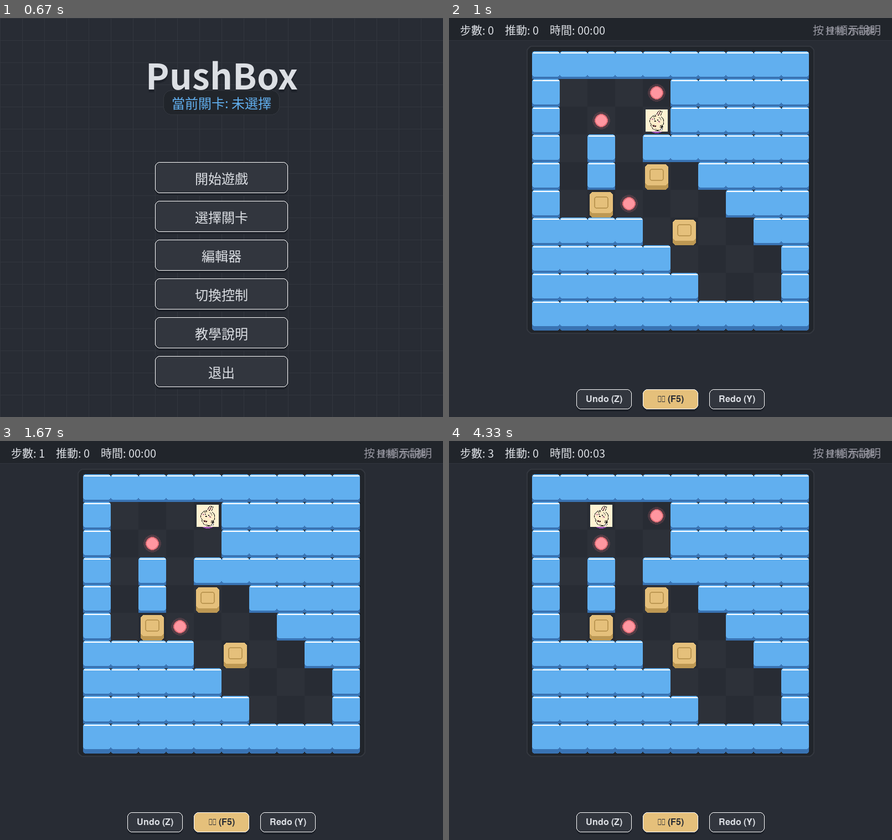
Above: before the commit, frames 1-4 (two rows, left to right).
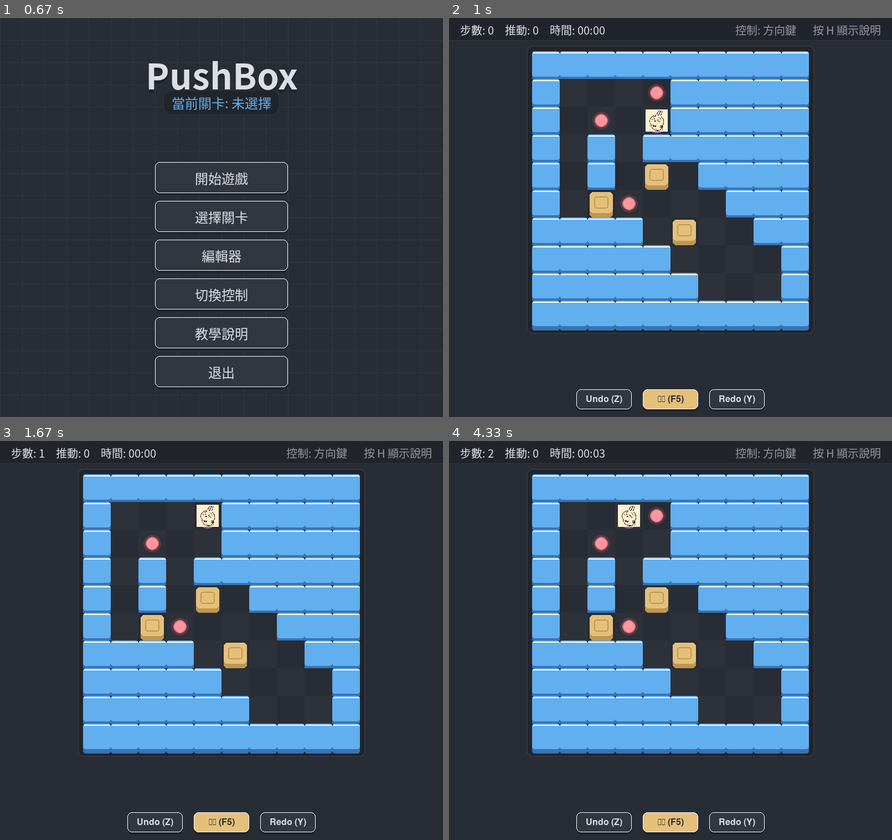
Above: after the commit, the same moments.

Repository: YI-TING-EE13/Pushbox-Pygame
Game: pygame game, started from main.py
The game is run twice, just before and just after one commit, with the same random seed, the same clock (stepped at 60 frames per second) and the same inputs.
Inputs (mouse positions are in pixels of both pictures, inside the frame that each line leads up to):
- Up to frame 1 (0.67 s): hold Right from 0.33 s (still down); move the mouse to (203, 233) at 0.37 s
- Up to frame 2 (1 s): release Right at 0.8 s; click "開始遊戲" at 0.88 s
- Up to frame 3 (1.67 s): tap Z at 1.17 s; hold Up from 1.5 s (still down)
- Up to frame 4 (4.33 s): release Up at 1.8 s; click (533, 732) at 1.88 s; hold Left 2.67-3.2 s; hold Down 3.23-3.53 s; tap Z at 3.3, 3.63, 3.93, 4.07 s; hold Left 3.57-3.97 s; hold Up from 4 s (still down)

Frame 1 is identical in both runs. In frame 2, 0.2% of the frame differs, in the area x 64-96%, y 1-5%; in frame 3, 0.2%; in frame 4, 0.8%, in the area x 8-96%, y 1-22%.

Commit message:
fix: restore arrow-key movement and adjust help hint layout

Diff:
--- a/main.py
+++ b/main.py
@@ -435,7 +435,9 @@
             # We want to keep the board above the controls
             self.renderer.render_game(self.controller.game_state, offset_y=60)
             self.renderer.render_ui(
-                self.controller.game_state, show_help=self.show_help
+                self.controller.game_state,
+                show_help=self.show_help,
+                control_scheme=self.controller.get_control_scheme(),
             )
 
             if self.controller.game_state.status == GameStateEnum.WON:
@@ -458,14 +460,6 @@
                 for btn in self.game_buttons:
                     btn.draw(self.screen)
 
-                # Current control scheme indicator
-                font = pygame.font.SysFont("microsoftyahei", 16) or pygame.font.Font(
-                    None, 20
-                )
-                scheme_text = f"控制: {self.controller.get_control_scheme()}"
-                scheme_surface = font.render(scheme_text, True, COLORS["text_dim"])
-                self.screen.blit(scheme_surface, (self.width - 120, 10))
-
     def run(self) -> None:
         """Main game loop."""
         while self.running:
--- a/src/pushbox/controllers/input_handler.py
+++ b/src/pushbox/controllers/input_handler.py
@@ -119,6 +119,7 @@
             return self._handle_keydown(event.key)
         elif event.type == pygame.KEYUP:
             self._key_states[event.key] = False
+            self._last_key_time.pop(event.key, None)
 
         return False
 
--- a/src/pushbox/views/renderer.py
+++ b/src/pushbox/views/renderer.py
@@ -423,7 +423,12 @@
                 screen, (40, 40, 40), (center_x, center_y + int(radius * 0.15)), 2
             )
 
-    def render_ui(self, game_state: GameState, show_help: bool = False) -> None:
+    def render_ui(
+        self,
+        game_state: GameState,
+        show_help: bool = False,
+        control_scheme: str = "",
+    ) -> None:
         stats = game_state.get_stats()
 
         # Top Bar Background
@@ -463,6 +468,16 @@
                 midright=(self.screen.get_width() - 20, bar_height // 2)
             )
             self.screen.blit(help_surf, help_rect)
+
+            # Control scheme indicator
+            if control_scheme:
+                scheme_surf = self.font.render(
+                    f"控制: {control_scheme}", True, COLORS["text_dim"]
+                )
+                scheme_rect = scheme_surf.get_rect(
+                    midright=(help_rect.left - 30, bar_height // 2)
+                )
+                self.screen.blit(scheme_surf, scheme_rect)
 
         if show_help and self.font:
             self._render_help_overlay()
--- /dev/null
+++ b/tests/test_input.py
@@ -0,0 +1,121 @@
+import os
+import sys
+
+import pygame
+
+# Add the project root to the python path
+sys.path.insert(0, os.path.abspath(os.path.join(os.path.dirname(__file__), "..")))
+
+from src.pushbox.controllers.game_controller import GameController
+from src.pushbox.models.game_state import GameState
+from src.pushbox.models.level import Level
+from src.pushbox.utils.constants import ControlScheme
+
+
+def test_arrow_keys_movement_in_arrows_mode():
+    """Test that arrow keys move the player when control scheme is ARROWS."""
+    controller = GameController()
+    controller.config.set_control_scheme(ControlScheme.ARROWS)
+
+    grid = [[1, 1, 1, 1, 1], [1, 0, 4, 0, 1], [1, 1, 1, 1, 1]]
+    level = Level("Test Level", grid)
+    controller.current_level = level
+    controller.game_state = GameState(level)
+
+    # Position starts at (1, 2)
+    assert controller.game_state.level.get_player_position() == (1, 2)
+
+    # Simulate pressing K_RIGHT
+    event = pygame.event.Event(pygame.KEYDOWN, key=pygame.K_RIGHT)
+    handled = controller.handle_event(event)
+
+    assert handled is True
+    # Should have moved to (1, 3)
+    assert controller.game_state.level.get_player_position() == (1, 3)
+    assert controller.game_state.move_count == 1
+
+
+def test_wasd_blocked_in_arrows_mode():
+    """Test that WASD keys do NOT move the player when control scheme is ARROWS."""
+    controller = GameController()
+    controller.config.set_control_scheme(ControlScheme.ARROWS)
+
+    grid = [[1, 1, 1, 1, 1], [1, 0, 4, 0, 1], [1, 1, 1, 1, 1]]
+    level = Level("Test Level", grid)
+    controller.current_level = level
+    controller.game_state = GameState(level)
+
+    # Simulate pressing K_d (WASD Right)
+    event = pygame.event.Event(pygame.KEYDOWN, key=pygame.K_d)
+    handled = controller.handle_event(event)
+
+    assert handled is False
+    # Player position should still be (1, 2)
+    assert controller.game_state.level.get_player_position() == (1, 2)
+    assert controller.game_state.move_count == 0
+
+
+def test_wasd_keys_movement_in_wasd_mode():
+    """Test that WASD keys move the player when control scheme is WASD."""
+    controller = GameController()
+    controller.config.set_control_scheme(ControlScheme.WASD)
+
+    grid = [[1, 1, 1, 1, 1], [1, 0, 4, 0, 1], [1, 1, 1, 1, 1]]
+    level = Level("Test Level", grid)
+    controller.current_level = level
+    controller.game_state = GameState(level)
+
+    # Simulate pressing K_d (WASD Right)
+    event = pygame.event.Event(pygame.KEYDOWN, key=pygame.K_d)
+    handled = controller.handle_event(event)
+
+    assert handled is True
+    # Should have moved to (1, 3)
+    assert controller.game_state.level.get_player_position() == (1, 3)
+    assert controller.game_state.move_count == 1
+
+
+def test_arrows_blocked_in_wasd_mode():
+    """Test that arrow keys do NOT move the player when control scheme is WASD."""
+    controller = GameController()
+    controller.config.set_control_scheme(ControlScheme.WASD)
+
+    grid = [[1, 1, 1, 1, 1], [1, 0, 4, 0, 1], [1, 1, 1, 1, 1]]
+    level = Level("Test Level", grid)
+    controller.current_level = level
+    controller.game_state = GameState(level)
+
+    # Simulate pressing K_RIGHT
+    event = pygame.event.Event(pygame.KEYDOWN, key=pygame.K_RIGHT)
+    handled = controller.handle_event(event)
+
+    assert handled is False
+    # Player position should still be (1, 2)
+    assert controller.game_state.level.get_player_position() == (1, 2)
+    assert controller.game_state.move_count == 0
+
+
+def test_key_tap_twice_with_release_works():
+    """Test that tapping a key twice with release works immediately."""
+    controller = GameController()
+    controller.config.set_control_scheme(ControlScheme.ARROWS)
+
+    grid = [[1, 1, 1, 1, 1, 1], [1, 0, 4, 0, 0, 1], [1, 1, 1, 1, 1, 1]]
+    level = Level("Test Level", grid)
+    controller.current_level = level
+    controller.game_state = GameState(level)
+
+    # First press
+    event_down1 = pygame.event.Event(pygame.KEYDOWN, key=pygame.K_RIGHT)
+    assert controller.handle_event(event_down1) is True
+    assert controller.game_state.level.get_player_position() == (1, 3)
+
+    # Release key
+    event_up1 = pygame.event.Event(pygame.KEYUP, key=pygame.K_RIGHT)
+    controller.handle_event(event_up1)
+
+    # Second press immediately (within repeat delay)
+    event_down2 = pygame.event.Event(pygame.KEYDOWN, key=pygame.K_RIGHT)
+    assert controller.handle_event(event_down2) is True
+    # Should have moved to (1, 4)
+    assert controller.game_state.level.get_player_position() == (1, 4)
